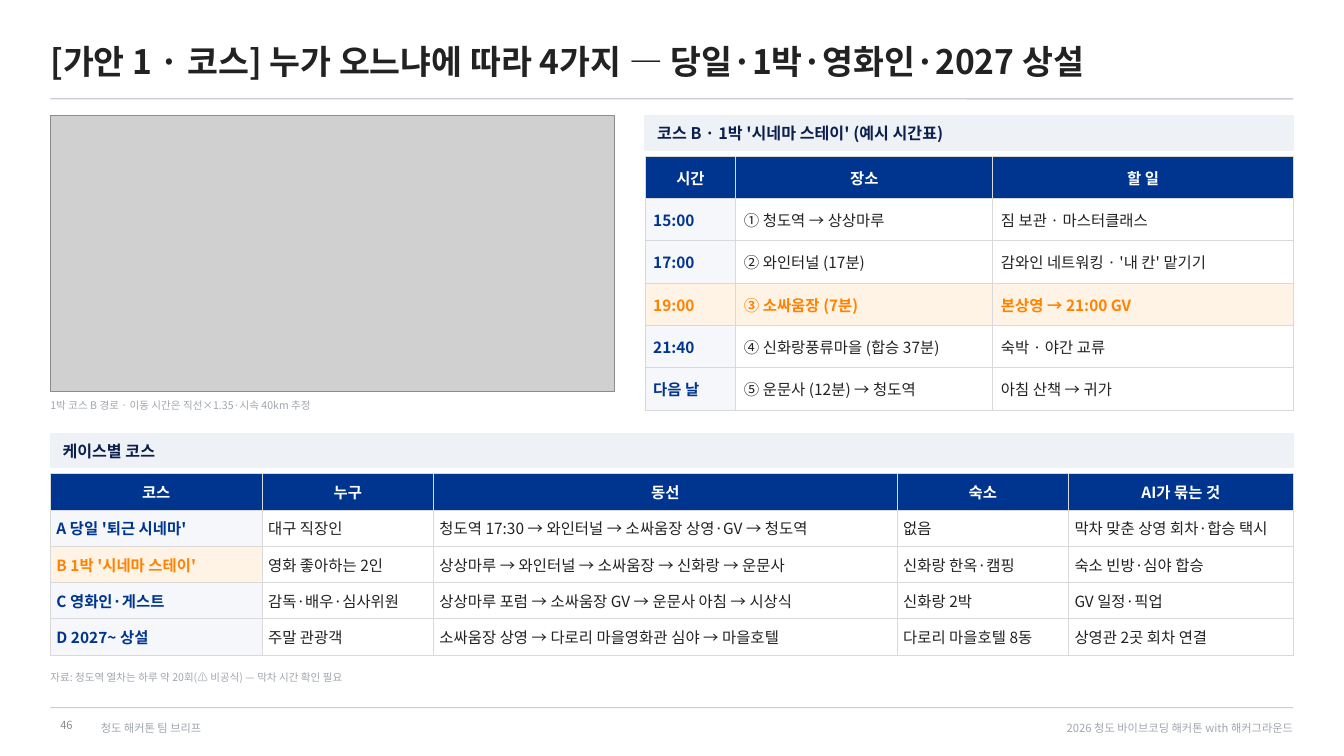
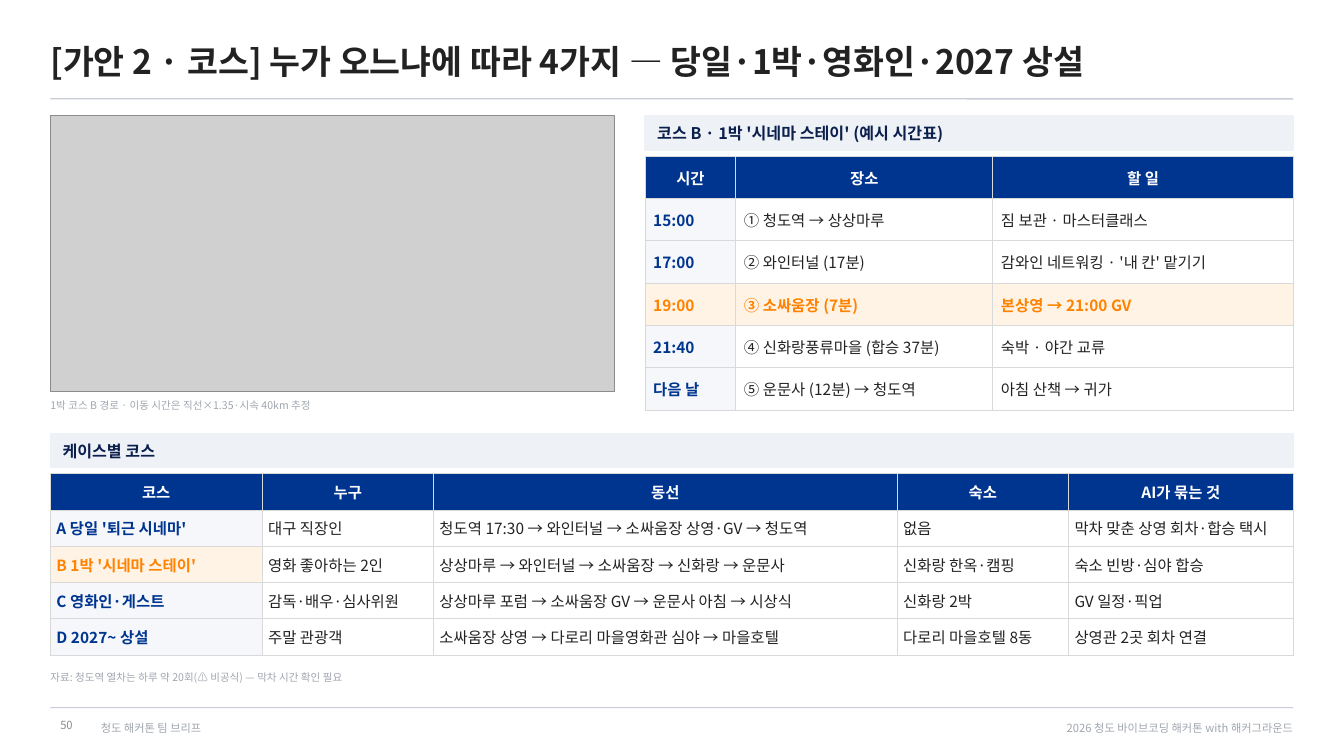
Before and after one commit to fordgril307-wq/Cheongdo_Hackathon, a slide deck: slide 50 of docs/team-brief/청도해커톤_팀브리프.pptx (slide 46 before the commit). Drawn at 1344x756 pixels with LibreOffice and Linux fonts; fonts in the diff are those of the drawing; grey boxes stand for pictures. Boxes give left, top, right and bottom in pixels: in the first picture for what was removed or moved away, otherwise in the second. Text is boxed around its words. In the diff, an @@ line names an element or a change of style, - is before the commit and + after.

```diff
--- a/docs/team-brief/청도해커톤_팀브리프.pptx
+++ b/docs/team-brief/청도해커톤_팀브리프.pptx
@@ title at (x1=50, y1=45, x2=1084, y2=80): text changed @@
-[가안 1 · 코스] 누가 오느냐에 따라 4가지 — 당일·1박·영화인·2027 상설
+[가안 2 · 코스] 누가 오느냐에 따라 4가지 — 당일·1박·영화인·2027 상설
@@ page number at (x1=60, y1=721, x2=72, y2=729): text changed @@
-46
+50
```
Also in this commit, not shown: 20 other slides changed, 4 slides added, 3 other files.
